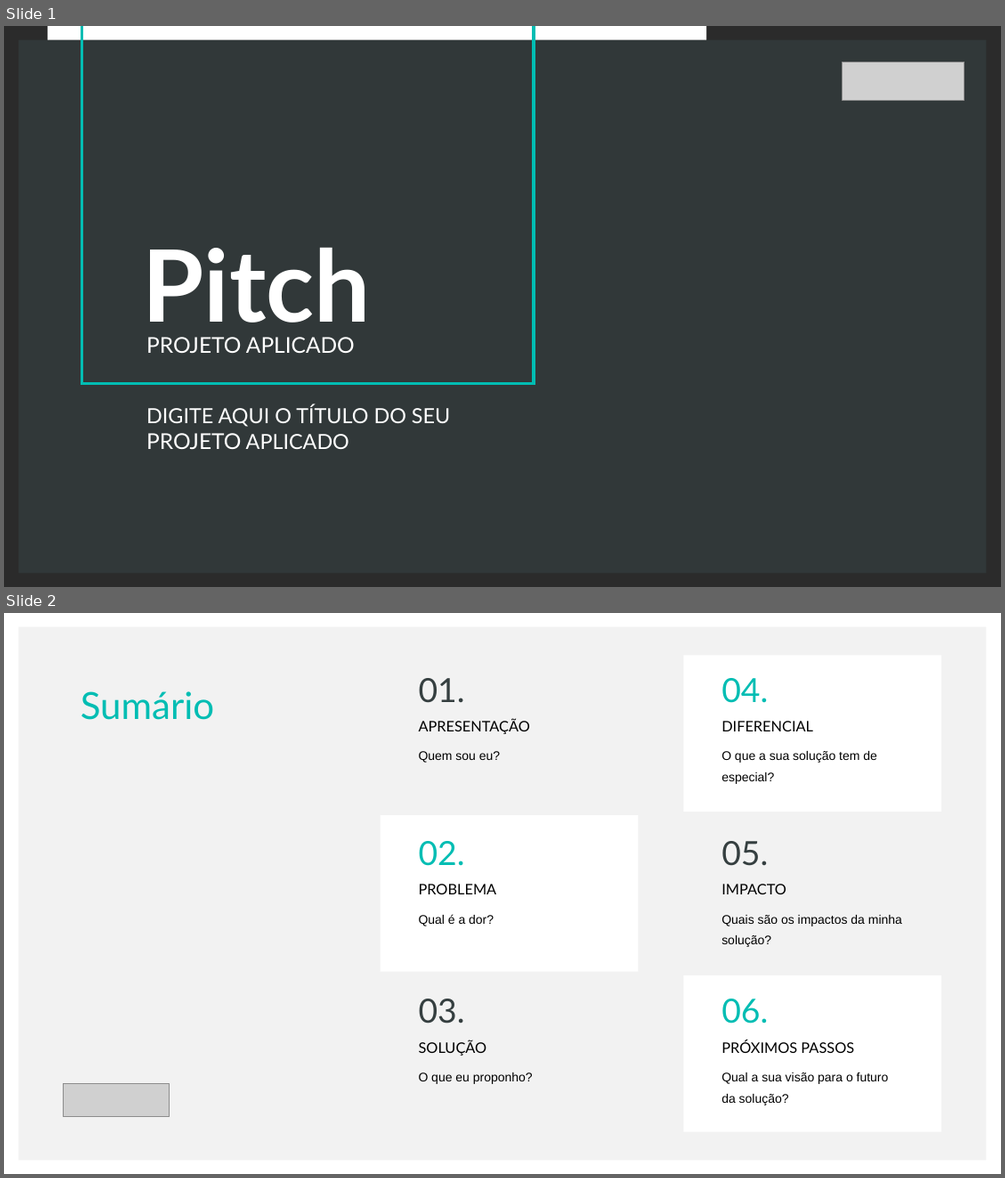
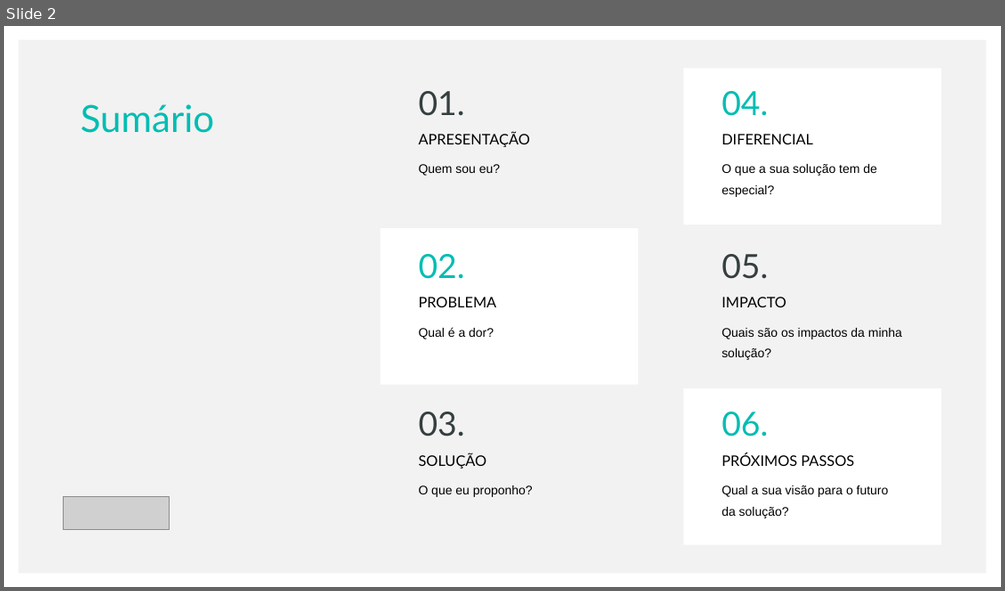
Before and after one commit to saduts/webaso, a slide deck: document/Template - Pitch.pptx. Shown one above the other, each under a label of ours: slides 1 and 2 before the commit, slide 2 after it. The pictures are 1005x1178 and 1005x591 pixels, drawn with LibreOffice and Linux fonts; fonts in the diff are those of the drawing; grey boxes stand for pictures; background and template pictures are left out; a plain dark background stands for a picture behind light text. Boxes give left, top, right and bottom in pixels: in the first picture for what was removed or moved away, otherwise in the second. Text is boxed around its words. In the diff, an @@ line names an element or a change of style, - is before the commit and + after.

```diff
--- a/document/Template - Pitch.pptx
+++ b/document/Template - Pitch.pptx
@@ slide 1 removed at (4, 26, 1001, 587), background picture (left out) @@
@@ rectangle removed at (19, 40, 987, 573) @@
@@ rectangle removed at (48, 26, 706, 40) @@
@@ rectangle removed at (81, 26, 534, 384) @@
@@ picture removed at (842, 62, 965, 100) @@
@@ text removed at (142, 247, 370, 339) @@
-Pitch
@@ text removed at (146, 337, 355, 353) @@
-PROJETO APLICADO
@@ text removed at (146, 404, 450, 449) @@
-DIGITE AQUI O TÍTULO DO SEU PROJETO APLICADO
```
Also in this commit, not shown: 1 slide changed, 3 slides added, 2 other slides removed, 1 other file.
